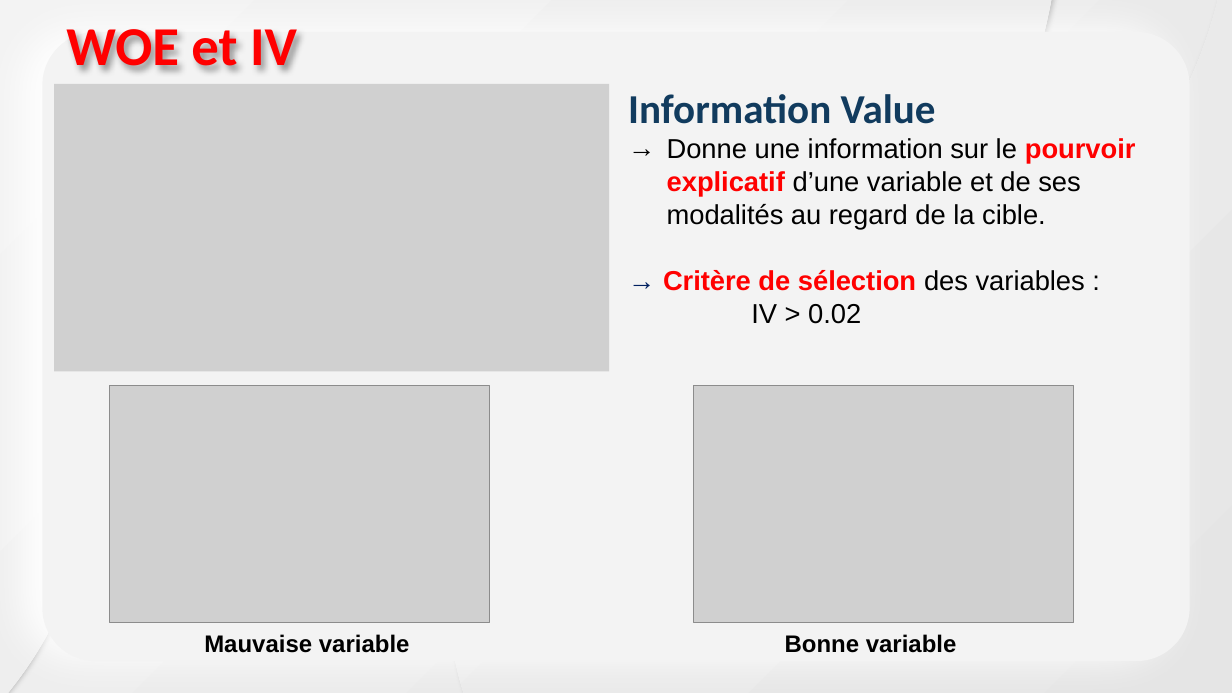
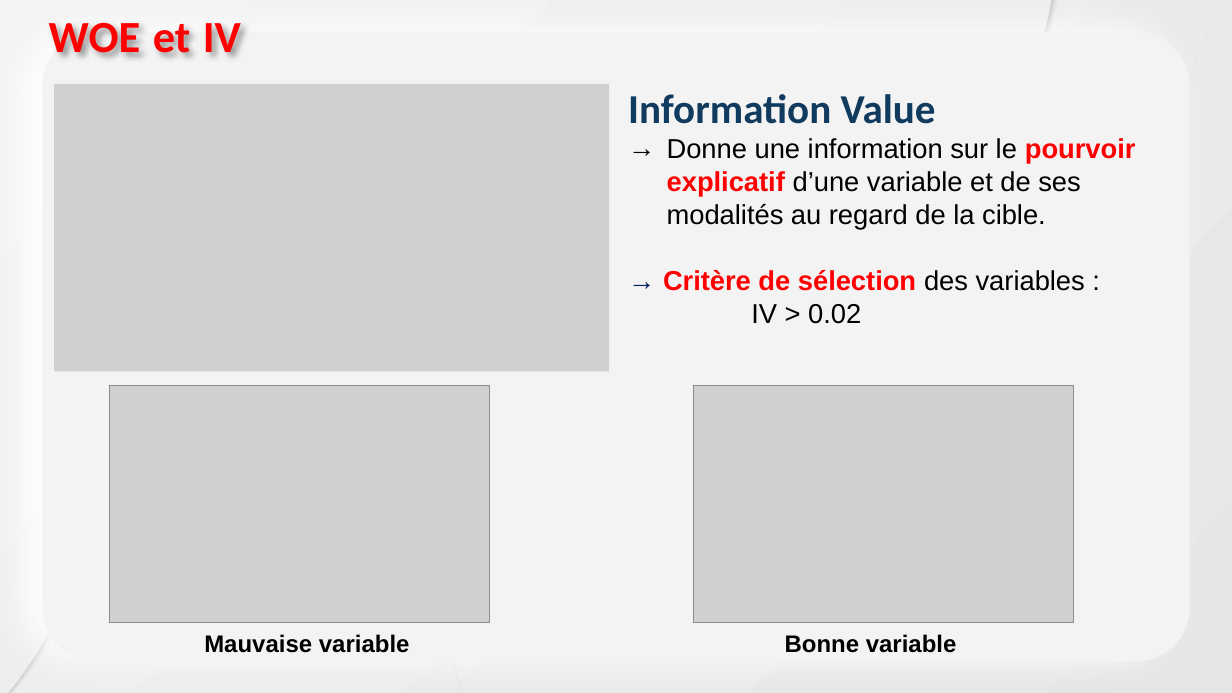
Before and after one commit to aadmberrada/loan_investments, a slide deck: slide 14 of Présentation_Lending_Club_Scoring.pptx. Drawn at 1232x693 pixels with LibreOffice and Linux fonts; fonts in the diff are those of the drawing; grey boxes stand for pictures. Boxes give left, top, right and bottom in pixels: in the first picture for what was removed or moved away, otherwise in the second. Text is boxed around its words. In the diff, an @@ line names an element or a change of style, - is before the commit and + after.

```diff
--- a/Présentation_Lending_Club_Scoring.pptx
+++ b/Présentation_Lending_Club_Scoring.pptx
@@ text "WOE et IV": place and size @@
-text "WOE et IV" at (66,20,297,71)
+text "WOE et IV" at (49,15,241,63)
@@ text "WOE et IV" at (49,15,241,63): size 32 to 26 pt @@
```
Also in this commit, not shown: 12 other slides changed, 2 other files.
